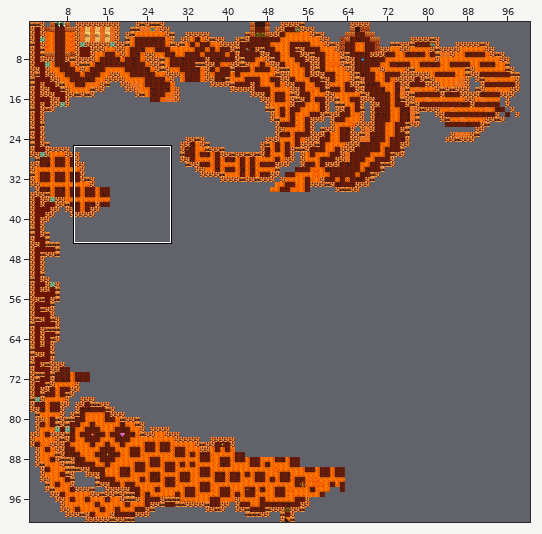
Tiled map -- Maps/Map_Caldera.tmx. Above: a wide view before the commit, with the close-up outlined.
Close-up. Old version:
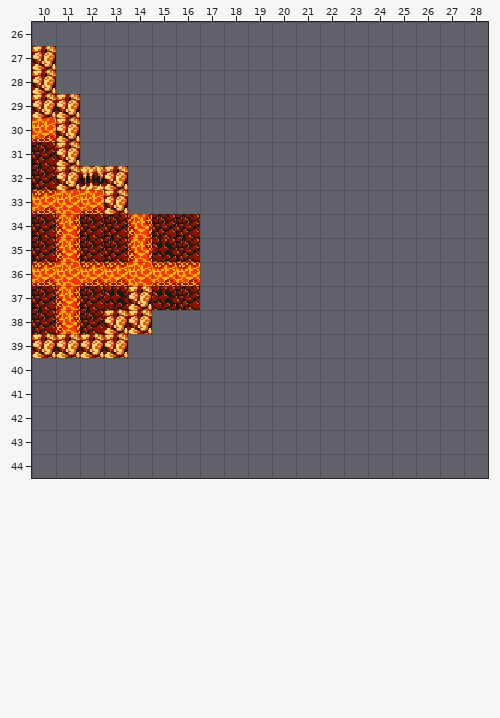
Cells are 16x16 px. Shown: x 10..28, y 26..44. The commit also changed other parts of the map, which this record leaves out.
New version:
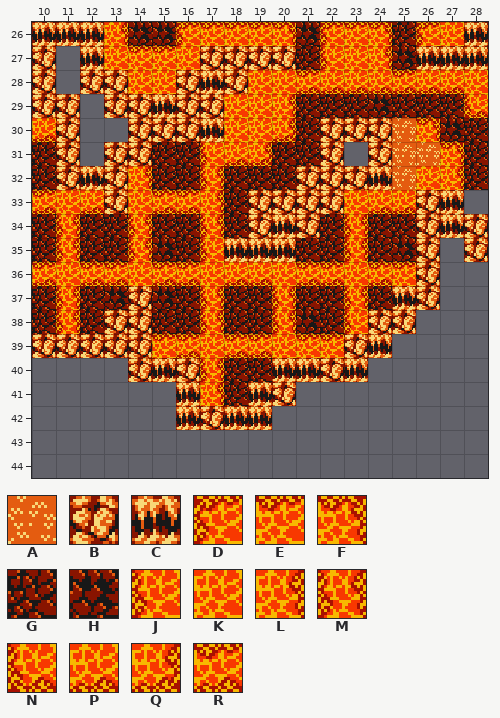
Key: from "Caldera": A 19, B 34, C 35, D 36, E 37, F 38, G 40, H 41, J 44, K 45, L 46, M 47, N 52, P 53, Q 54, R 61.
_ is an empty cell.
Edits made:
Layer "Floor":
y 26: x 10..28 ___________________ -> CCCLHHDEEEFHDEFGDKC
y 27: x 12..28 _________________ -> CKEEKBBBBGJKLHCCC
y 28: x 12..28 _________________ -> BBKKBCBKKRPPPRPPK
y 29: x 13..28 ________________ -> BBCBBKKLGGGHGGGN
y 30: x 14..28 _______________ -> BBBCKKQGBBBAFHG
y 31: x 13..22 __________ -> BBGGJPQGGB; x 24..28 _____ -> BAAFG
y 32: x 14..28 _______________ -> LGGMGGGBBBCAKLG
y 33: x 14..27 ______________ -> KRRLGBBBBKPPBC
y 34: x 17..28 ____________ -> MGBCBGMGGBCB
y 35: x 17..26 __________ -> JCCCGGMGHB; x 28 _ -> B
y 36: x 17..26 __________ -> KPPKRRKREB
y 37: x 17..26 __________ -> MGGMGGMGCB
y 38: x 15..25 ___________ -> GGMGGMHGJBB
y 39: x 14..24 ___________ -> BERKRRKEEBC
y 40: x 14..23 __________ -> BCBMGGCCBC
y 41: x 16..20 _____ -> CLGCB
y 42: x 16..19 ____ -> CBCC
Pixel boxes of the changes (left, top, right, bottom) in both close-ups:
added: (32, 22, 488, 430)
